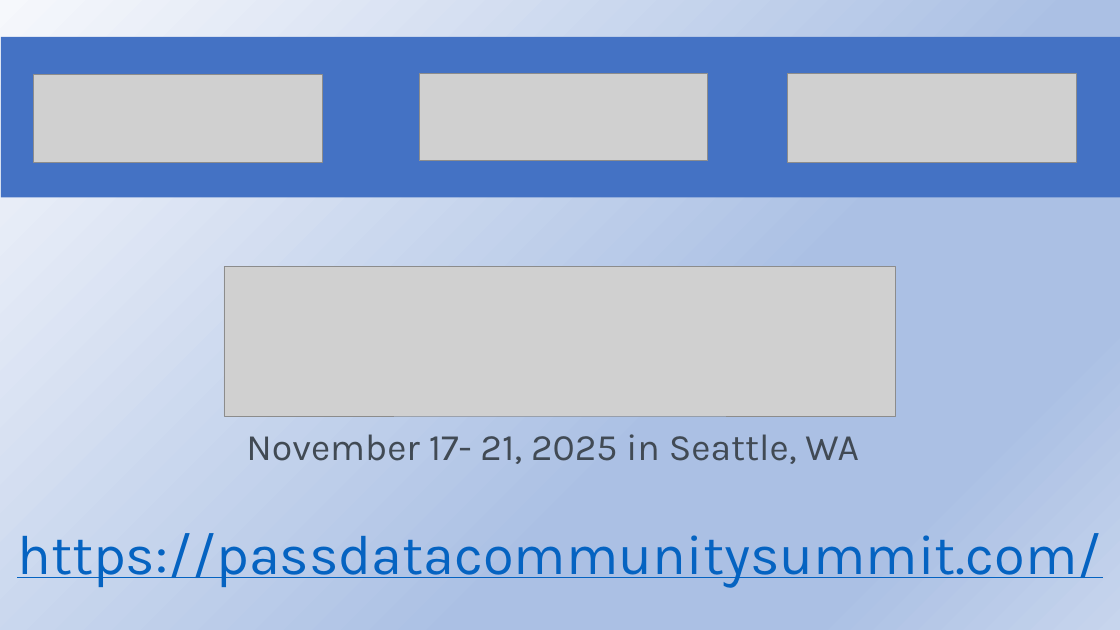
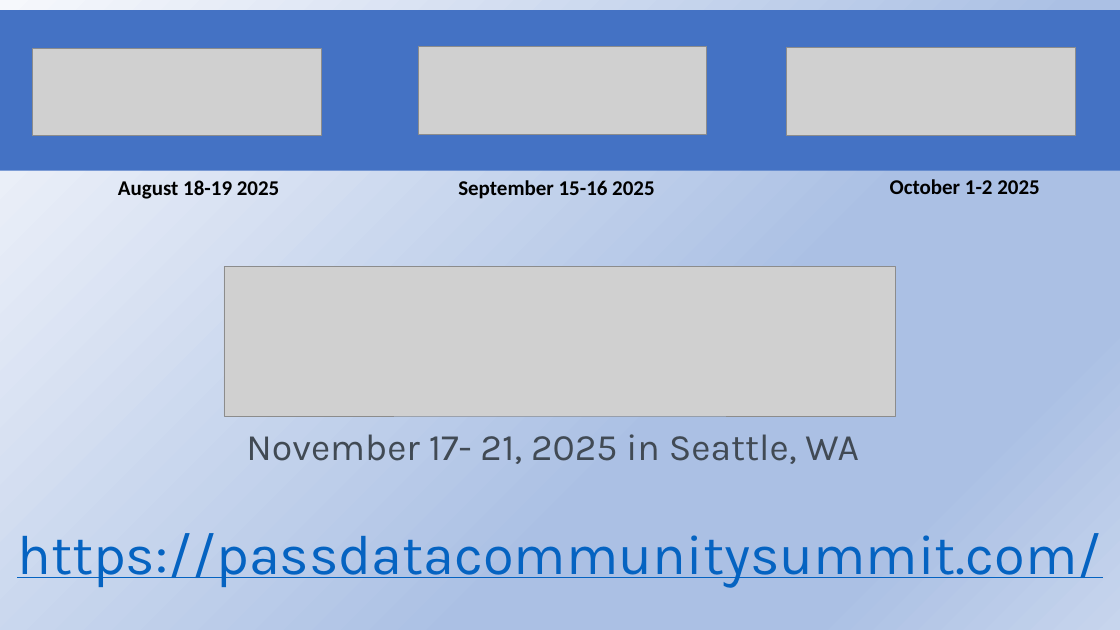
Before and after one commit to SQLXL/SQLXL, a slide deck: slide 2 of SQLXL_Index SQL Saturday South Florida 2025.pptx. Drawn at 1120x630 pixels with LibreOffice and Linux fonts; fonts in the diff are those of the drawing; grey boxes stand for pictures. Boxes give left, top, right and bottom in pixels: in the first picture for what was removed or moved away, otherwise in the second. Text is boxed around its words. In the diff, an @@ line names an element or a change of style, - is before the commit and + after.

```diff
--- a/SQLXL_Index SQL Saturday South Florida 2025.pptx
+++ b/SQLXL_Index SQL Saturday South Florida 2025.pptx
@@ 3 pictures, 1 rectangle: place and size @@
-3 pictures, 1 rectangle at [1,37,1120,197]
+3 pictures, 1 rectangle at [0,10,1120,171]
@@ text added at [890,179,1040,194], 18 pt, text #000000, bold @@
+October 1-2 2025
@@ text added at [118,180,280,199], 18 pt, text #000000, bold @@
+August 18-19 2025
@@ text added at [458,180,655,199], 18 pt, text #000000, bold @@
+September 15-16 2025
```
Also in this commit, not shown: 9 other slides changed, 1 slide removed, 1 other file.
